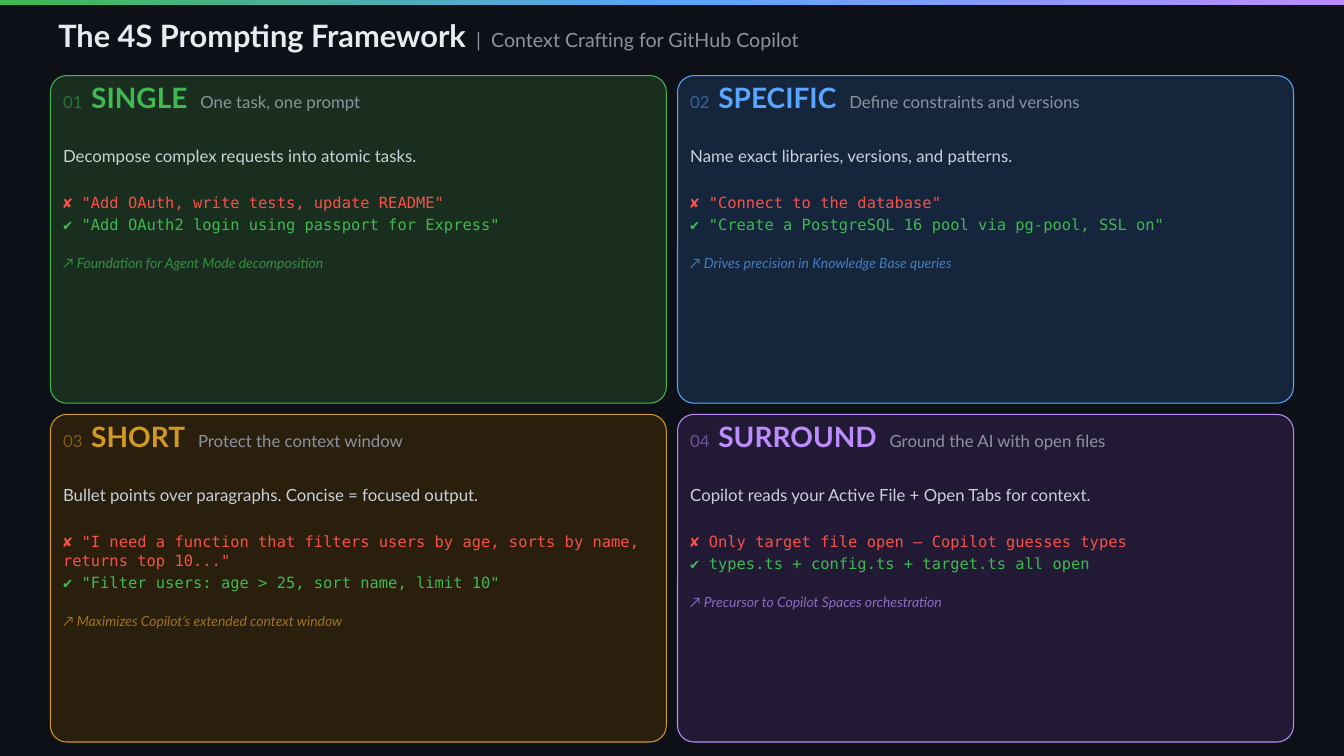
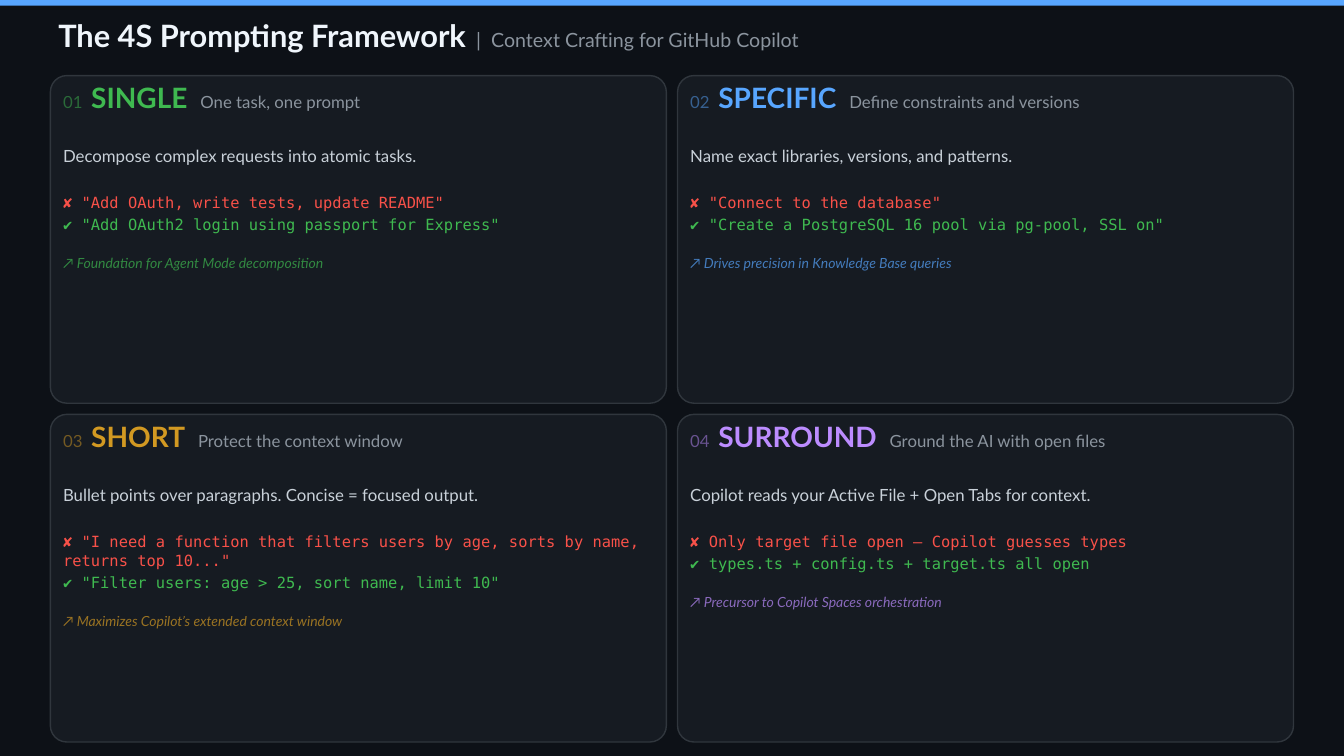
Before and after one commit to SteveHoggNZ/kb, a slide deck: slide 2 of 00-github-copilot-orientationmap.pptx. Drawn at 1344x756 pixels with LibreOffice and Linux fonts; fonts in the diff are those of the drawing. Boxes give left, top, right and bottom in pixels: in the first picture for what was removed or moved away, otherwise in the second. Text is boxed around its words. In the diff, an @@ line names an element or a change of style, - is before the commit and + after.

```diff
--- a/00-github-copilot-orientationmap.pptx
+++ b/00-github-copilot-orientationmap.pptx
@@ rectangle at [0, 0, 1344, 6]: fill gradient #3FB950 to #58A6FF to #BC8CFF to #58A6FF @@
@@ rounded rectangle "01 SINGLE One task, one ..." at [50, 76, 666, 403]: fill #1A2E1F to #161B22; outline #3FB950 0.75 pt to #30363D 1 pt @@
@@ rounded rectangle "02 SPECIFIC Define constraints and ..." at [678, 76, 1294, 403]: fill #15253B to #161B22; outline #58A6FF 0.75 pt to #30363D 1 pt @@
@@ rounded rectangle "03 SHORT Protect the context ..." at [50, 414, 666, 742]: fill #2A1F0D to #161B22; outline #D29922 0.75 pt to #30363D 1 pt @@
@@ rounded rectangle "04 SURROUND Ground the AI ..." at [678, 414, 1294, 742]: fill #221A35 to #161B22; outline #BC8CFF 0.75 pt to #30363D 1 pt @@
```
Also in this commit, not shown: 1 other slide changed, 1 other file.
